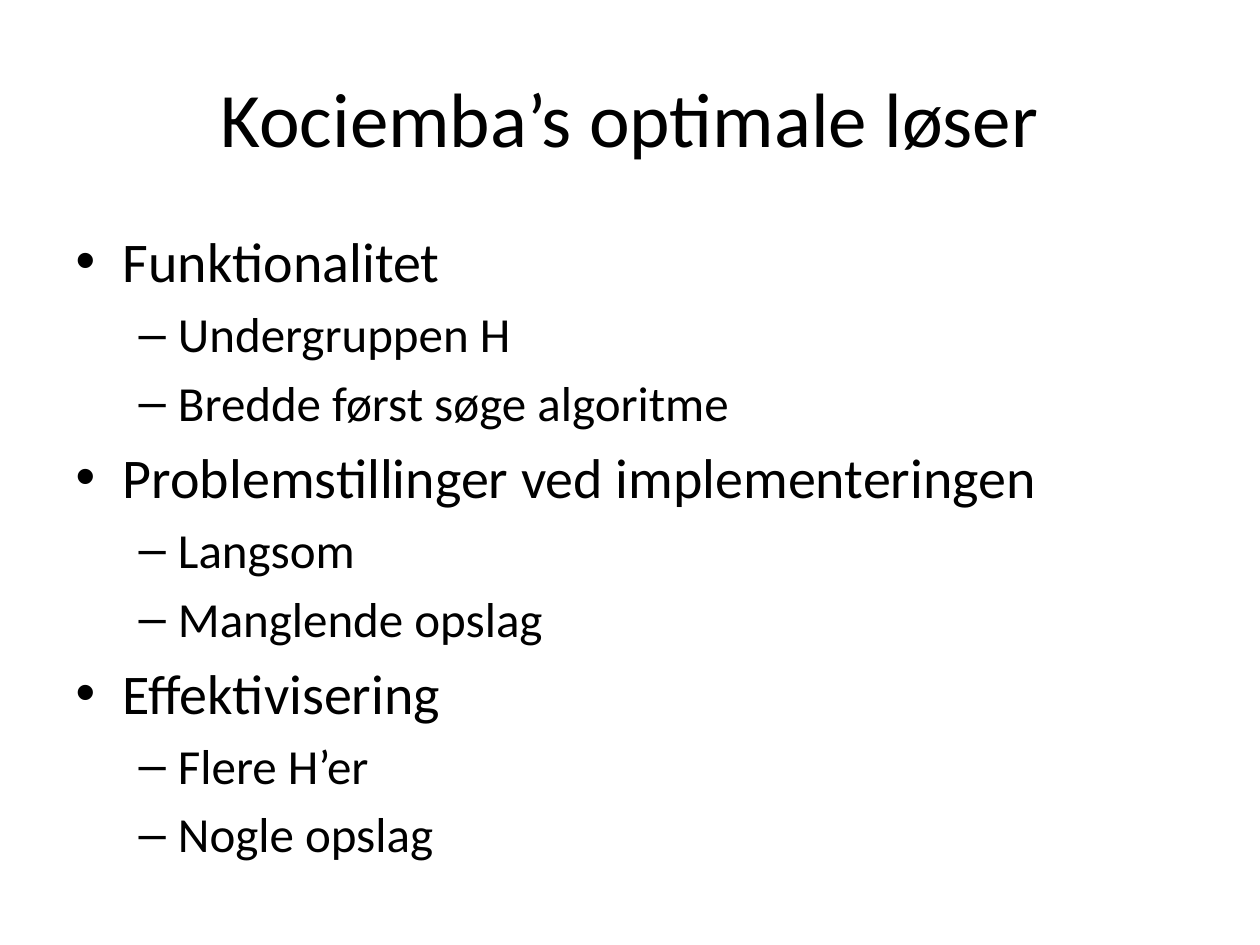
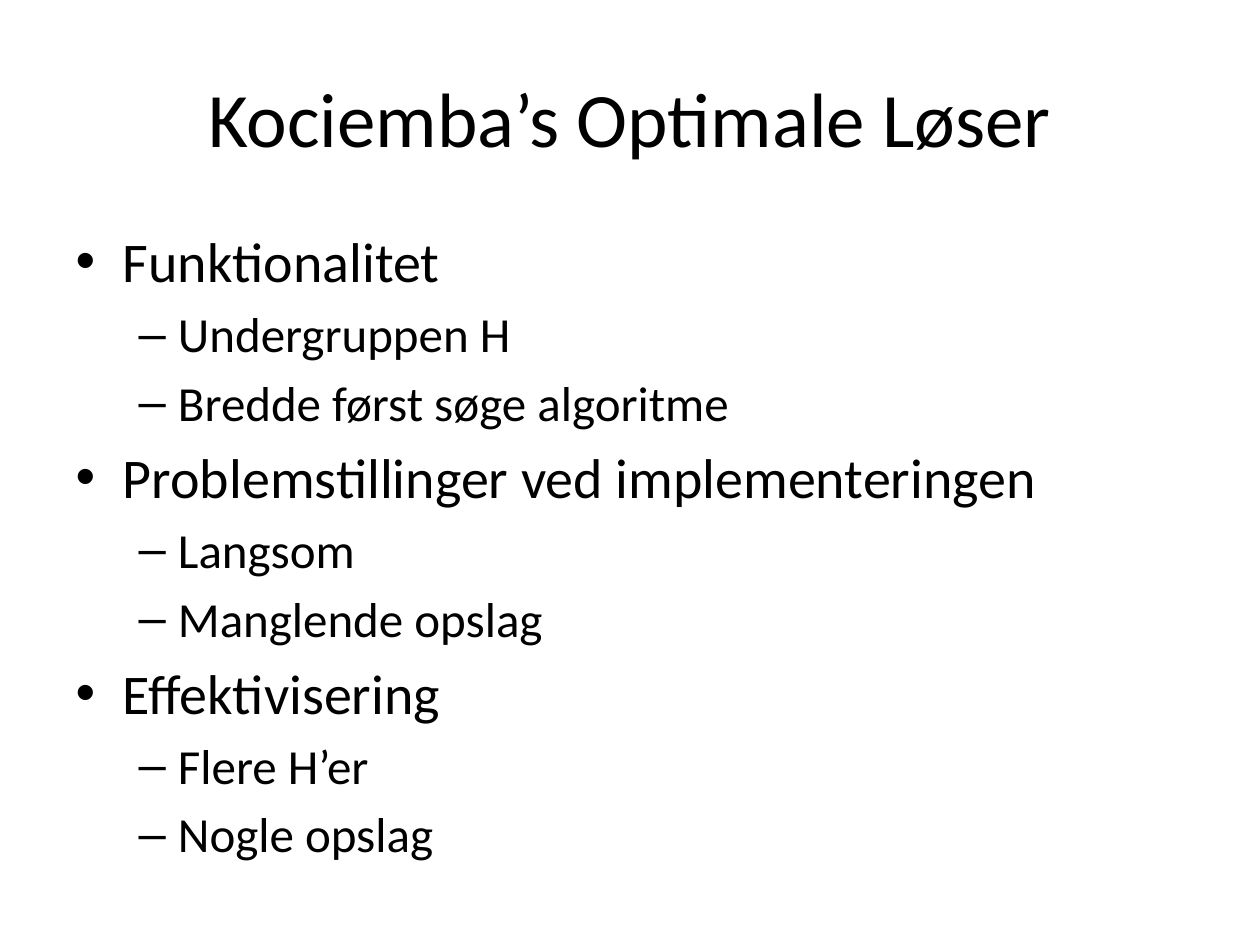
Before and after one commit to rasmusprentow/a215, a slide deck: slide 9 of Fremlæggelse/Rubik’s Cube.pptx. Drawn at 1260x945 pixels with LibreOffice and Linux fonts; fonts in the diff are those of the drawing. Boxes give left, top, right and bottom in pixels: in the first picture for what was removed or moved away, otherwise in the second. Text is boxed around its words. In the diff, an @@ line names an element or a change of style, - is before the commit and + after.

```diff
--- a/Fremlæggelse/Rubik’s Cube.pptx
+++ b/Fremlæggelse/Rubik’s Cube.pptx
@@ title at box(208, 93, 1050, 160): text changed @@
-Kociemba’s optimale løser
+Kociemba’s Optimale Løser
```
Also in this commit, not shown: 3 other slides changed, 2 slides added, 1 slide removed.
